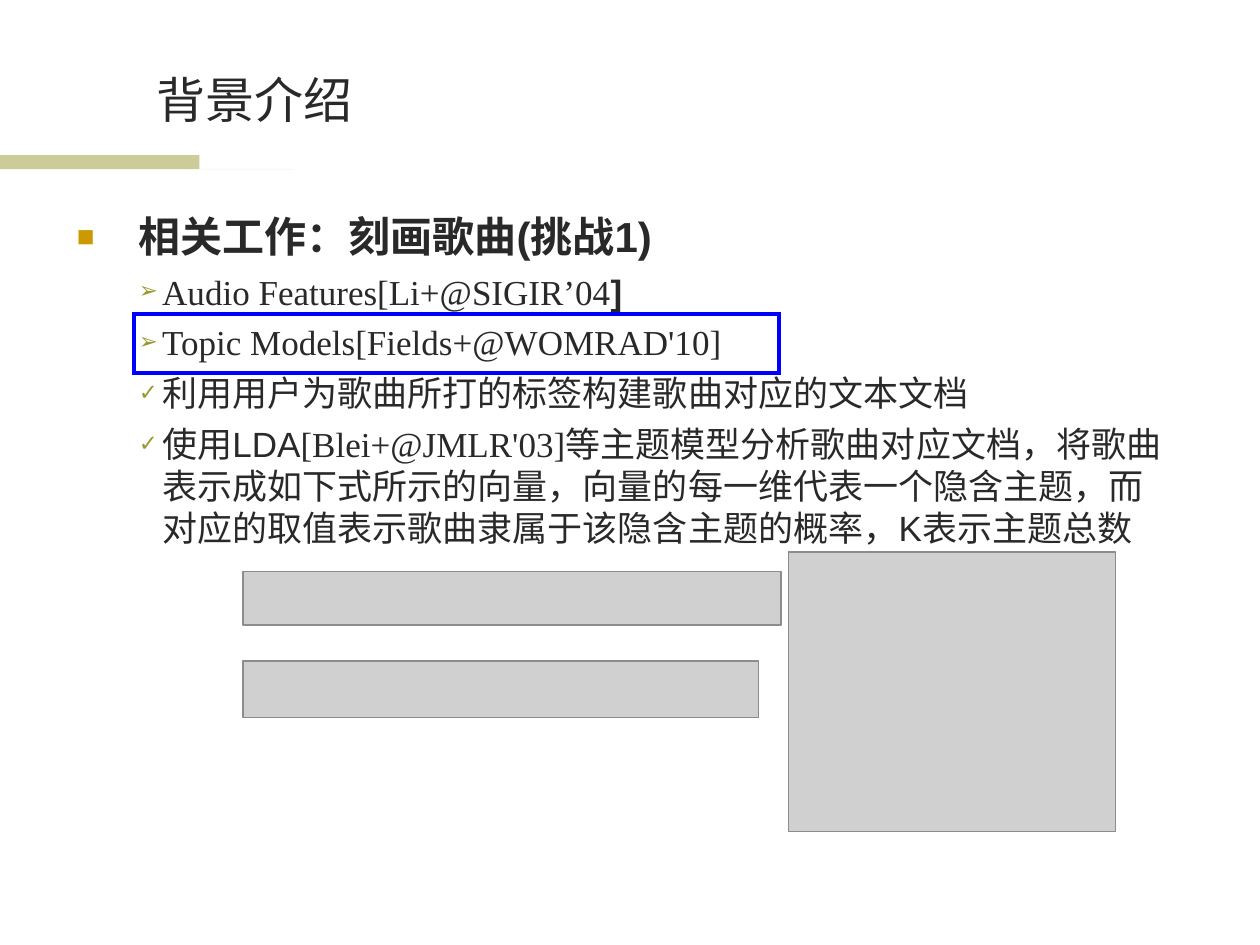
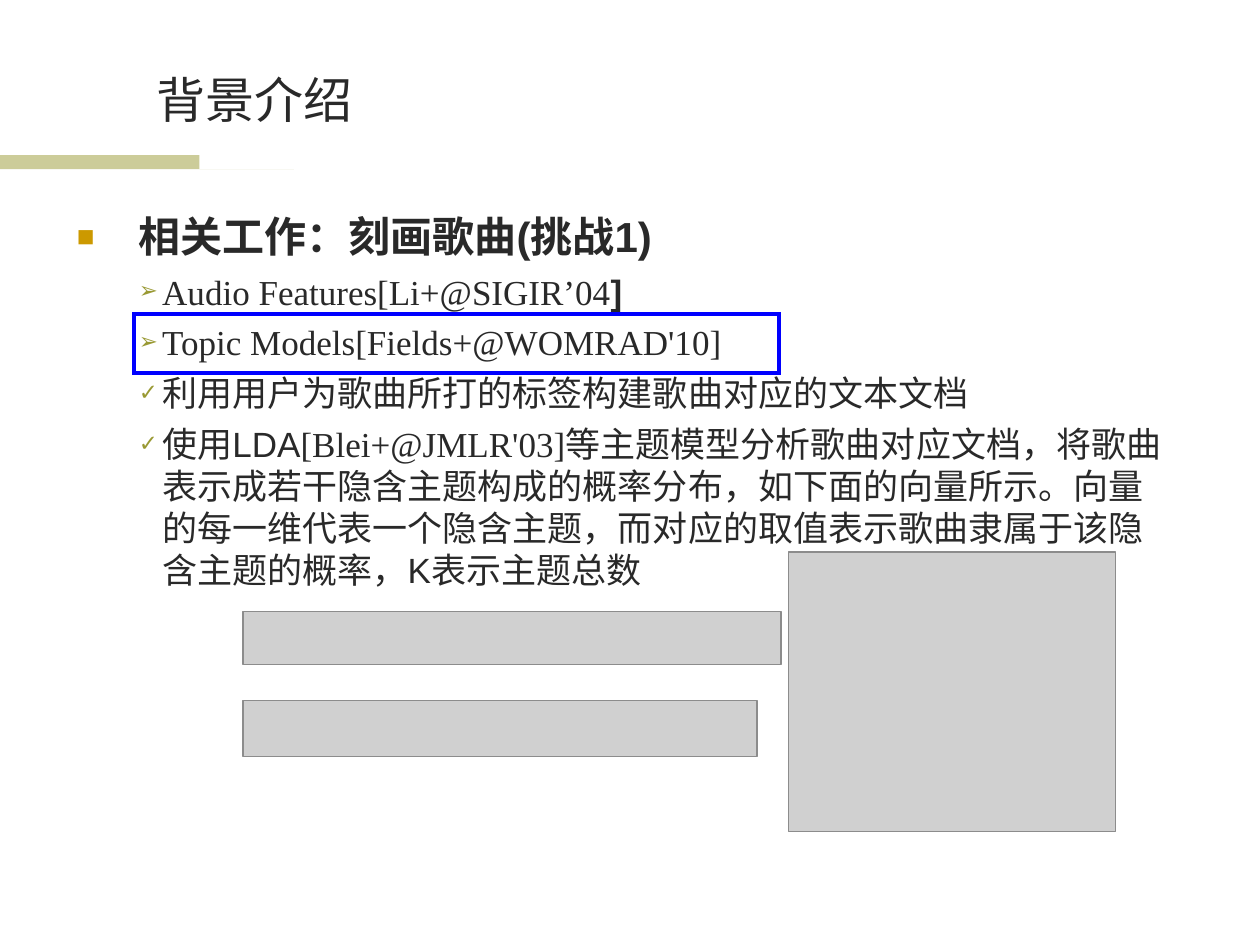
Before and after one commit to wwssttt/NJUThesis, a slide deck: slide 5 of ppt/一种基于时间序列分析的个性化音乐推荐系统及其实现.ppt. Drawn at 1260x945 pixels with LibreOffice and Linux fonts; fonts in the diff are those of the drawing; grey boxes stand for pictures; background and template pictures are left out. Boxes give left, top, right and bottom in pixels: in the first picture for what was removed or moved away, otherwise in the second. Text is boxed around its words. In the diff, an @@ line names an element or a change of style, - is before the commit and + after.

Commit message:
ppt4.2

```diff
--- a/ppt/一种基于时间序列分析的个性化音乐推荐系统及其实现.ppt
+++ b/ppt/一种基于时间序列分析的个性化音乐推荐系统及其实现.ppt
@@ text at (162,427,1161,587): text changed @@
-  ✓ 使用LDA[Blei+@JMLR'03]等主题模型分析歌曲对应文档，将歌曲表示成如下式所示的向量，向量的每一维代表一个隐含主题，而对应的取值表示歌曲隶属于该隐含主题的概率，K表示主题总数
+  ✓ 使用LDA[Blei+@JMLR'03]等主题模型分析歌曲对应文档，将歌曲表示成若干隐含主题构成的概率分布，如下面的向量所示。向量的每一维代表一个隐含主题，而对应的取值表示歌曲隶属于该隐含主题的概率，K表示主题总数
@@ picture: place and size @@
-picture at (243,572,781,625)
+picture at (243,611,781,664)
@@ picture: place and size @@
-picture at (243,662,759,718)
+picture at (243,701,757,757)
```
Also in this commit, not shown: 1 other slide changed, 1 slide added.
